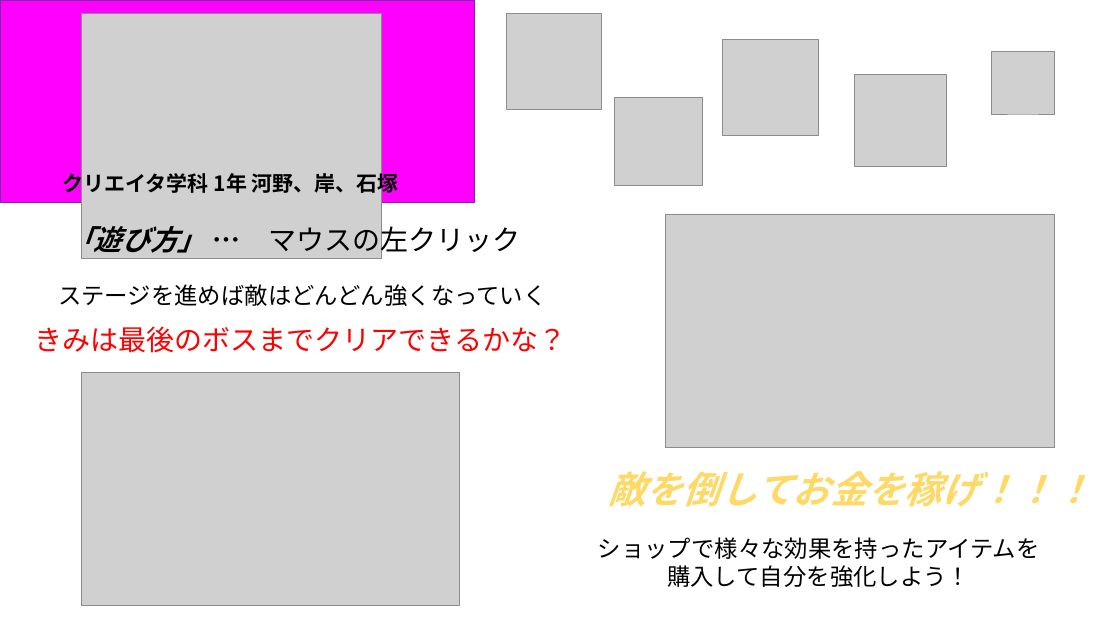
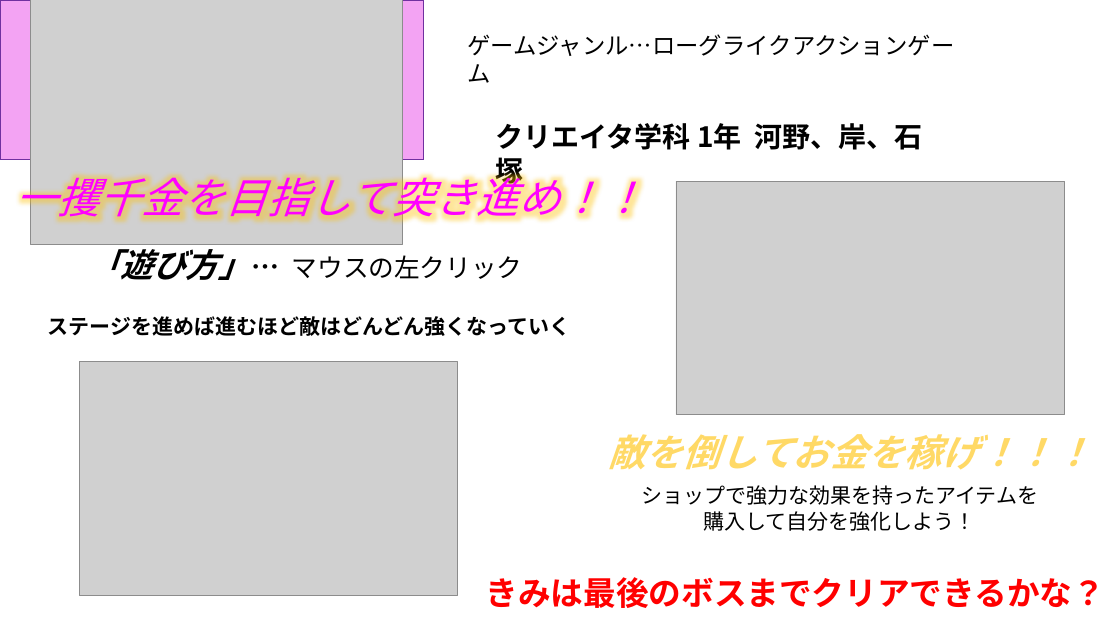
Before and after one commit to KawanoTakumi/Monja, a slide deck: slide 1 of Neotopia.pptx. Drawn at 1120x630 pixels with LibreOffice and Linux fonts; fonts in the diff are those of the drawing; grey boxes stand for pictures. Boxes give left, top, right and bottom in pixels: in the first picture for what was removed or moved away, otherwise in the second. Text is boxed around its words. In the diff, an @@ line names an element or a change of style, - is before the commit and + after.

```diff
--- a/Neotopia.pptx
+++ b/Neotopia.pptx
@@ rectangle resized from (x1=0, y1=0, x2=475, y2=203) to (x1=0, y1=0, x2=424, y2=160) @@
@@ rectangle at (x1=0, y1=0, x2=424, y2=160): fill #FF00FF to #F3A3F3 @@
@@ picture resized from (x1=81, y1=13, x2=381, y2=259) to (x1=30, y1=0, x2=402, y2=245) @@
@@ picture removed at (x1=506, y1=14, x2=602, y2=110) @@
@@ text added at (x1=467, y1=34, x2=954, y2=56), 20 pt, text #000000 @@
+ゲームジャンル…ローグライクアクションゲーム
@@ picture removed at (x1=723, y1=39, x2=819, y2=135) @@
@@ picture removed at (x1=991, y1=51, x2=1054, y2=114) @@
@@ picture removed at (x1=855, y1=75, x2=947, y2=166) @@
@@ text "クリエイタ学科 1年 河野、岸、石塚" moved from (x1=63, y1=170, x2=399, y2=196) to (x1=496, y1=123, x2=922, y2=150) @@
@@ text "クリエイタ学科 1年 河野、岸、石塚" at (x1=496, y1=123, x2=922, y2=150): size 18 to 24 pt @@
@@ picture removed at (x1=614, y1=97, x2=702, y2=186) @@
@@ text added at (x1=16, y1=168, x2=645, y2=224), 36 pt, text #FF00FF, italic @@
+一攫千金を目指して突き進め！！
@@ picture moved from (x1=665, y1=214, x2=1054, y2=448) to (x1=676, y1=181, x2=1065, y2=415) @@
@@ text at (x1=88, y1=242, x2=523, y2=280): text changed; size 24 to 22 pt @@
-「遊び方」 … マウスの左クリック
+「遊び方」… マウスの左クリック
@@ text at (x1=58, y1=284, x2=546, y2=306): paragraph removed @@
-ステージを進めば敵はどんどん強くなっていく
@@ text added at (x1=48, y1=316, x2=571, y2=336), 18 pt, text #000000, bold @@
+ステージを進めば進むほど敵はどんどん強くなっていく
@@ picture moved from (x1=81, y1=372, x2=459, y2=606) to (x1=79, y1=362, x2=457, y2=596) @@
@@ text "敵を倒してお金を稼げ！！！" moved from (x1=608, y1=471, x2=1091, y2=507) to (x1=608, y1=434, x2=1091, y2=470) @@
@@ text "ショップで強力な効果を持ったアイテムを" moved from (x1=598, y1=537, x2=1040, y2=587) to (x1=641, y1=485, x2=1038, y2=531) @@
@@ text at (x1=641, y1=485, x2=1038, y2=505): text changed; size 20 to 18 pt @@
-ショップで様々な効果を持ったアイテムを
+ショップで強力な効果を持ったアイテムを
@@ text at (x1=704, y1=511, x2=976, y2=531): size 20 to 18 pt in "購入して自分を強化しよう！" @@
@@ text "きみは最後のボスまでクリアできるかな？" moved from (x1=35, y1=284, x2=566, y2=353) to (x1=486, y1=577, x2=1105, y2=608) @@
@@ text "きみは最後のボスまでクリアできるかな？" at (x1=486, y1=577, x2=1105, y2=608): size 24 to 28 pt, bold on @@
```
Also in this commit, not shown: 11 other files.
